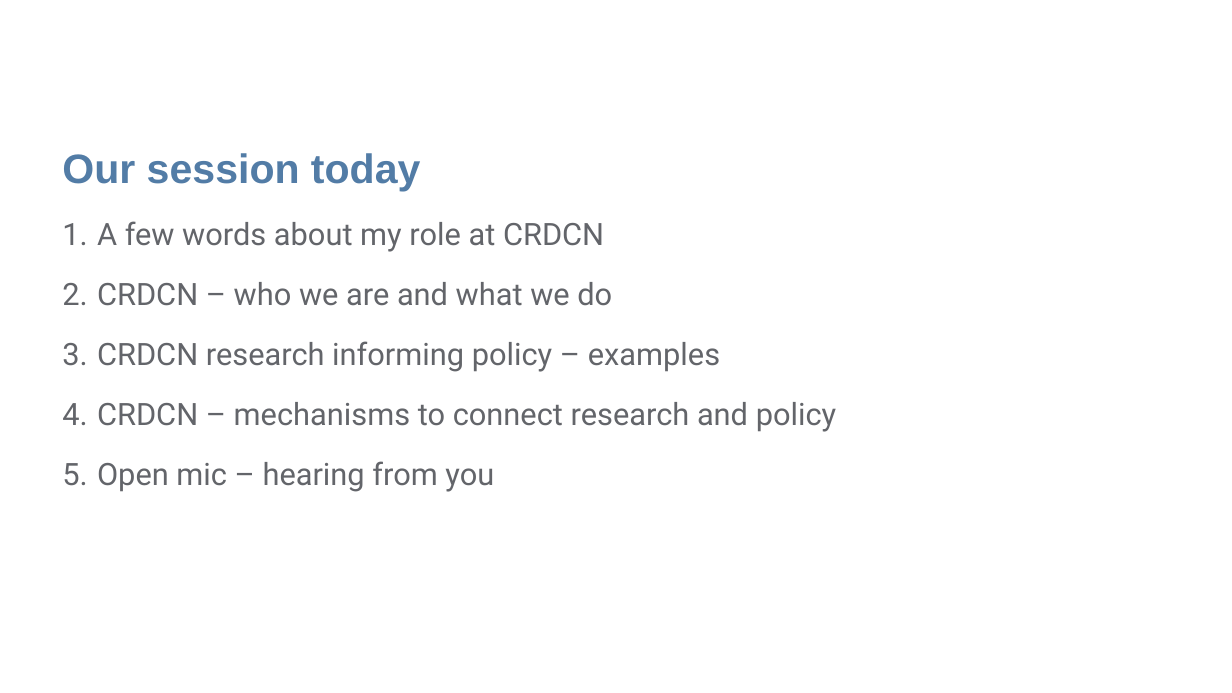
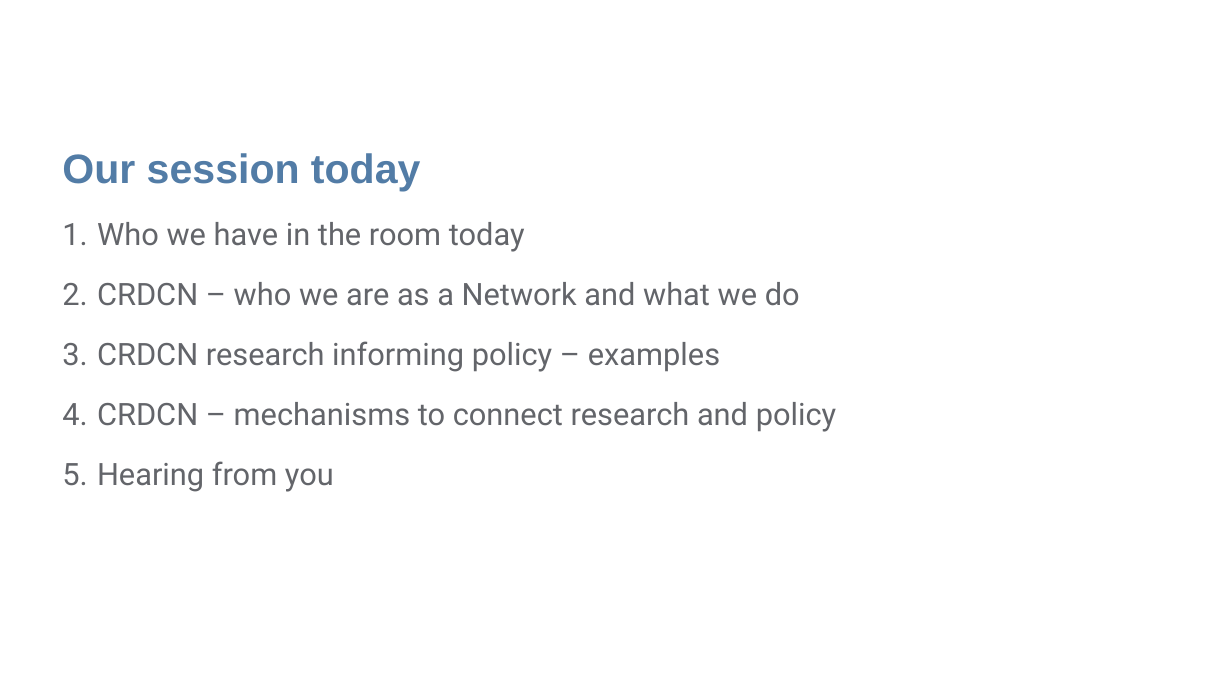
Before and after one commit to CRDCN/RAD_Training, a slide deck: slide 3 of Provincial outreach deck.pptx. Drawn at 1232x693 pixels with LibreOffice and Linux fonts; fonts in the diff are those of the drawing; background and template pictures are left out. Boxes give left, top, right and bottom in pixels: in the first picture for what was removed or moved away, otherwise in the second. Text is boxed around its words. In the diff, an @@ line names an element or a change of style, - is before the commit and + after.

```diff
--- a/Provincial outreach deck.pptx
+++ b/Provincial outreach deck.pptx
@@ text at <box>97,222,800,306</box>: text changed @@
-1. A few words about my role at CRDCN
-2. CRDCN – who we are and what we do
+1. Who we have in the room today
+2. CRDCN – who we are as a Network and what we do
@@ text at <box>97,461,334,492</box>: text changed @@
-5. Open mic – hearing from you
+5. Hearing from you
```
Also in this commit, not shown: 6 other slides changed, 2 slides removed, 2 other files.
